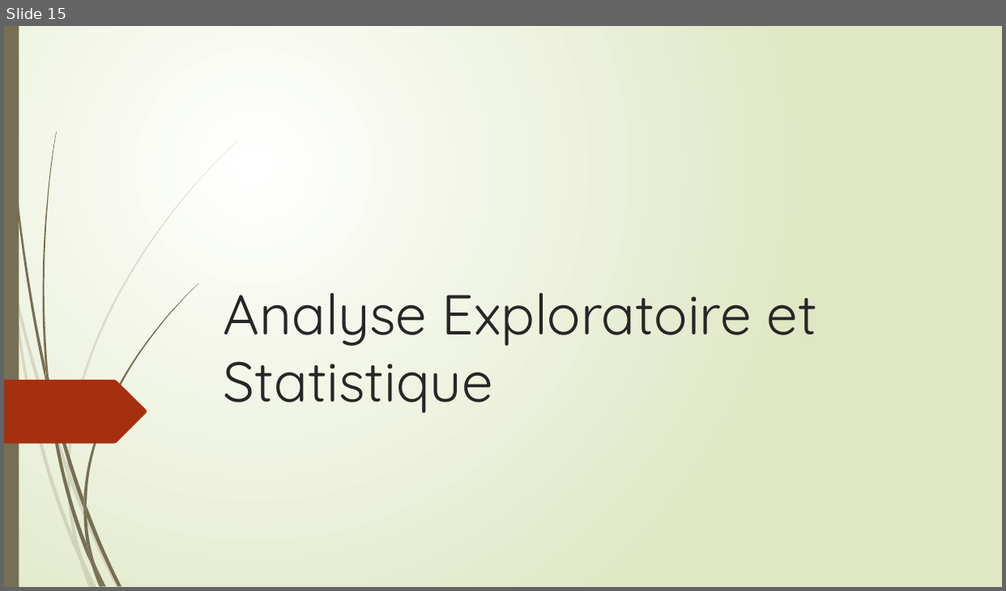
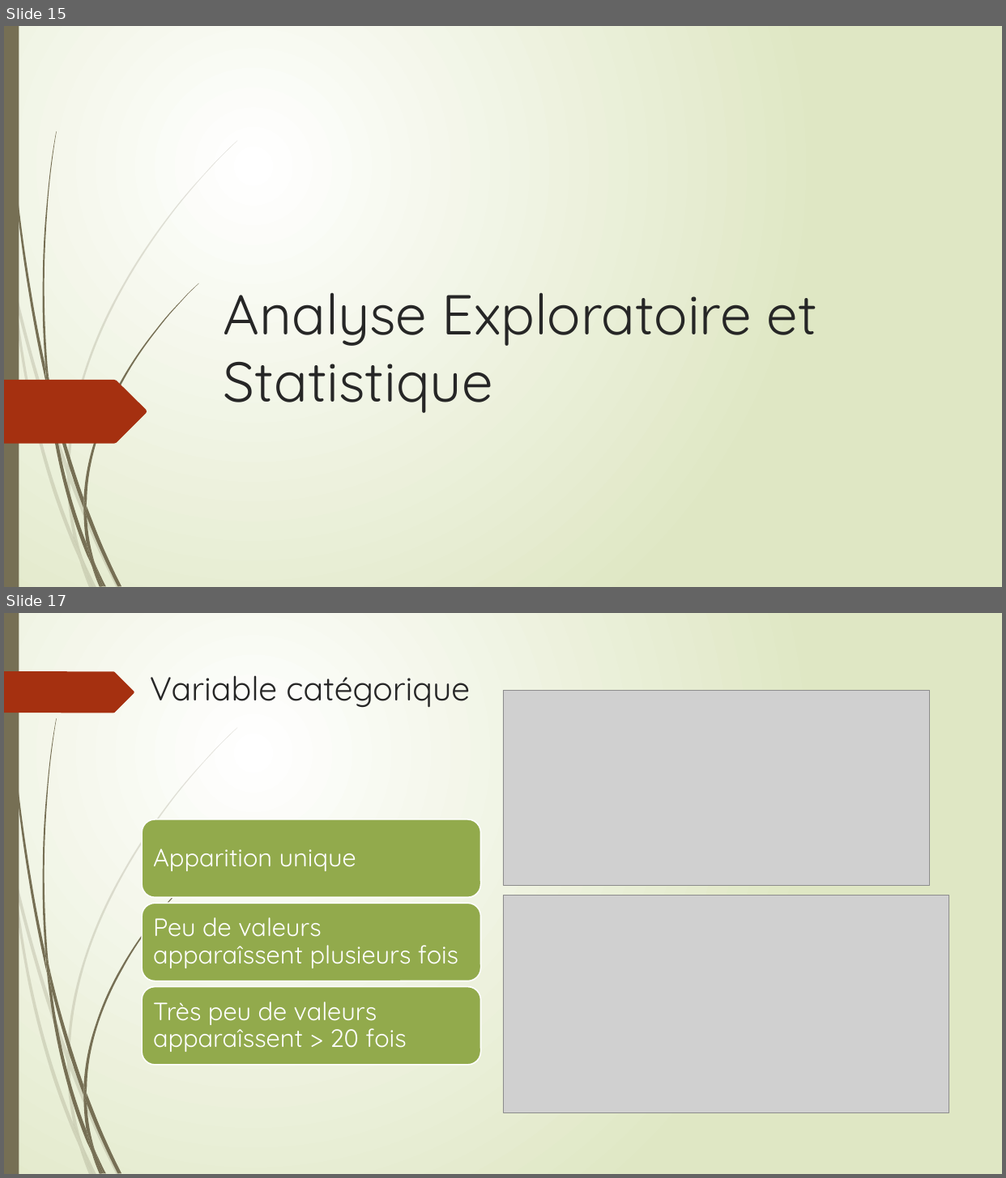
Before and after one commit to Anvil-Late/DS_prj3, a slide deck: Présentation Projet 3.pptx. Shown one above the other, each under a label of ours: slide 15 before the commit, slides 15 and 17 after it; the slides between them are not shown. The pictures are 1006x591 and 1006x1178 pixels, drawn with LibreOffice and Linux fonts; fonts in the diff are those of the drawing; grey boxes stand for pictures. Boxes give left, top, right and bottom in pixels: in the first picture for what was removed or moved away, otherwise in the second. Text is boxed around its words. In the diff, an @@ line names an element or a change of style, - is before the commit and + after.

```diff
--- a/Présentation Projet 3.pptx
+++ b/Présentation Projet 3.pptx
@@ slide 17 added at [4,613,1002,1174], background gradient #FFFFFF to #DFE8C4; not listed: 23 template elements that a slide beside it also shows @@
@@ freeform shape added at [4,671,134,713], fill #A53010 @@
@@ title added at [150,675,470,708], 32 pt, text #262626 @@
+Variable catégorique
@@ picture added at [503,690,930,885] @@
@@ picture added at [503,895,949,1113] @@
@@ group added at [142,820,481,1065]: 3 rounded rectangles, 3 texts @@
+Apparition unique
+Peu de valeurs apparaîssent plusieurs fois
+Très peu de valeurs apparaîssent > 20 fois
```
Also in this commit, not shown: 7 other slides added.
